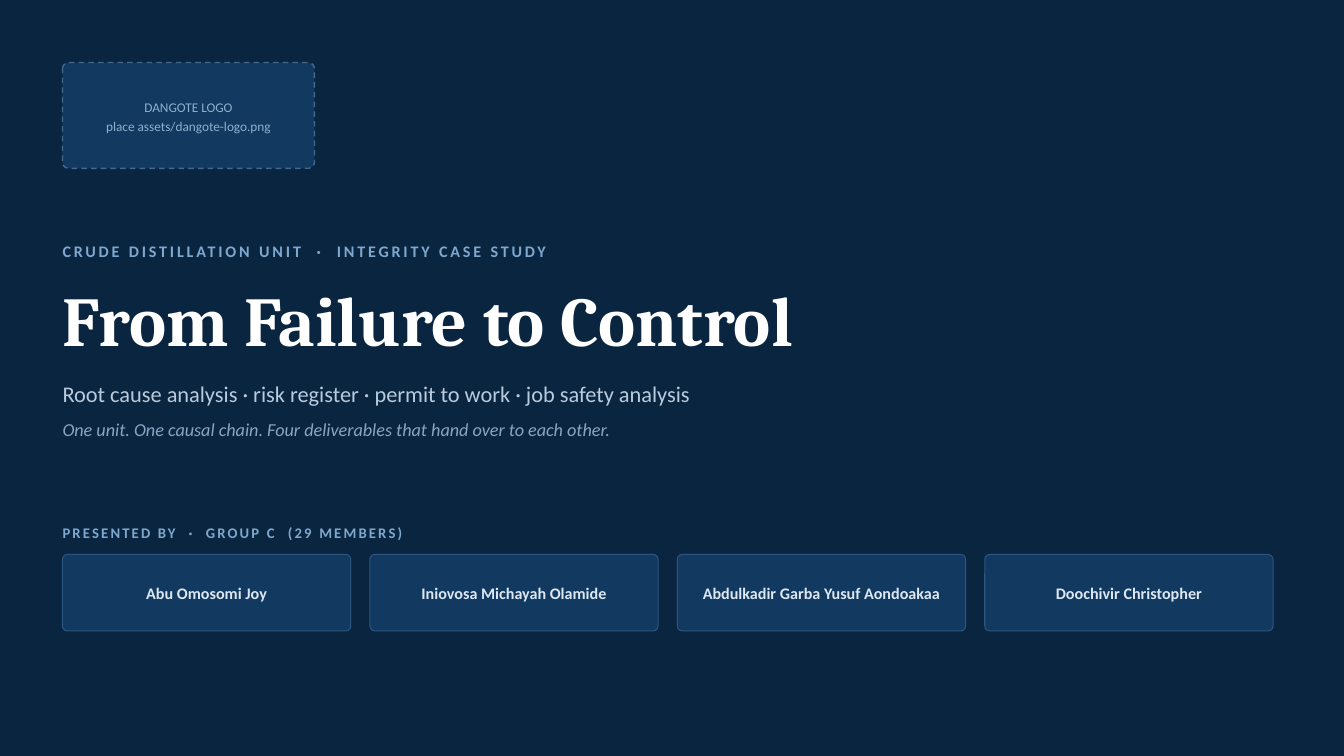
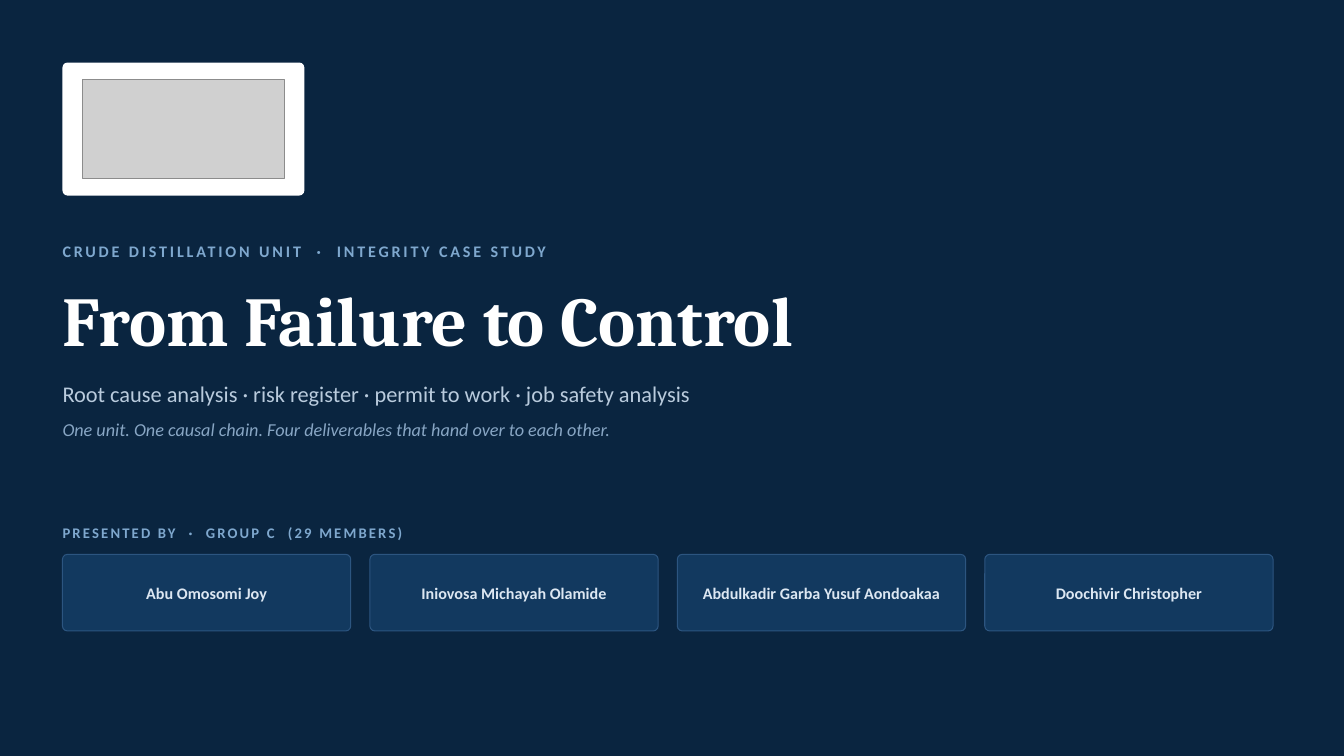
Before and after one commit to m-ichayah/Automations, a slide deck: slide 1 of dist/CDU-Integrity-Group-C.pptx. Drawn at 1344x756 pixels with LibreOffice and Linux fonts; fonts in the diff are those of the drawing; grey boxes stand for pictures. Boxes give left, top, right and bottom in pixels: in the first picture for what was removed or moved away, otherwise in the second. Text is boxed around its words. In the diff, an @@ line names an element or a change of style, - is before the commit and + after.

```diff
--- a/dist/CDU-Integrity-Group-C.pptx
+++ b/dist/CDU-Integrity-Group-C.pptx
@@ rounded rectangle: place and size @@
-rounded rectangle at box(63, 63, 315, 168)
+rounded rectangle at box(63, 63, 304, 196)
@@ rounded rectangle at box(63, 63, 304, 196): fill #12395F to #FFFFFF; outline #45688C 1 pt dashed to none; proportions changed @@
@@ picture added at box(83, 80, 284, 178) @@
@@ text removed at box(106, 103, 271, 133) @@
-DANGOTE LOGO
-place assets/dangote-logo.png
```
Also in this commit, not shown: 5 other files.
